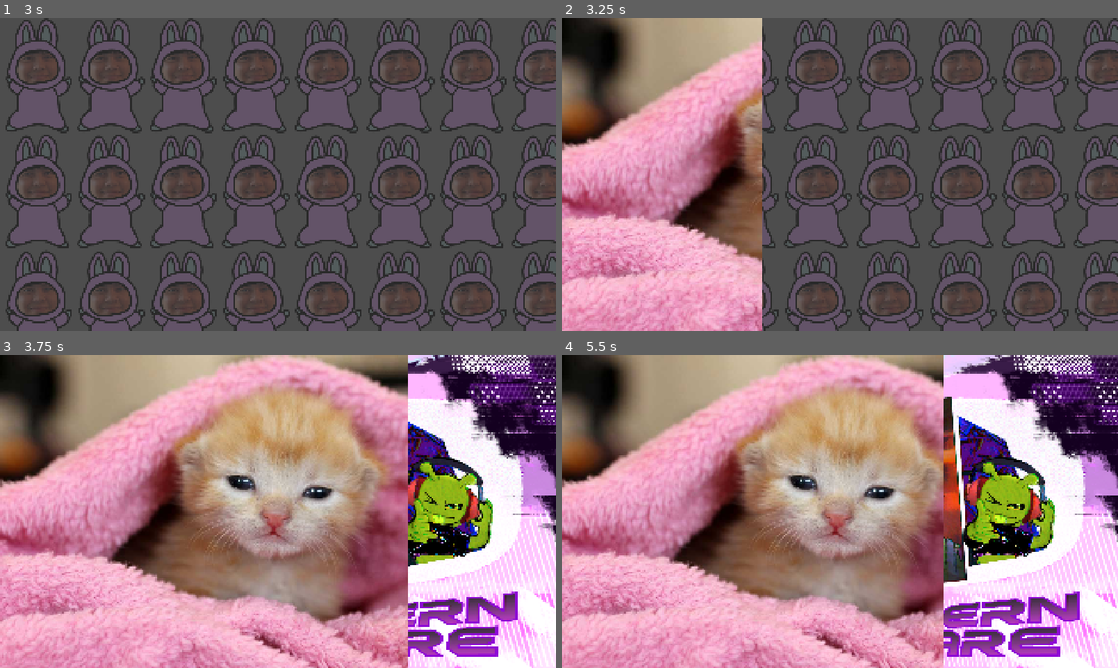
Above: before the commit, frames 1-4 (two rows, left to right).
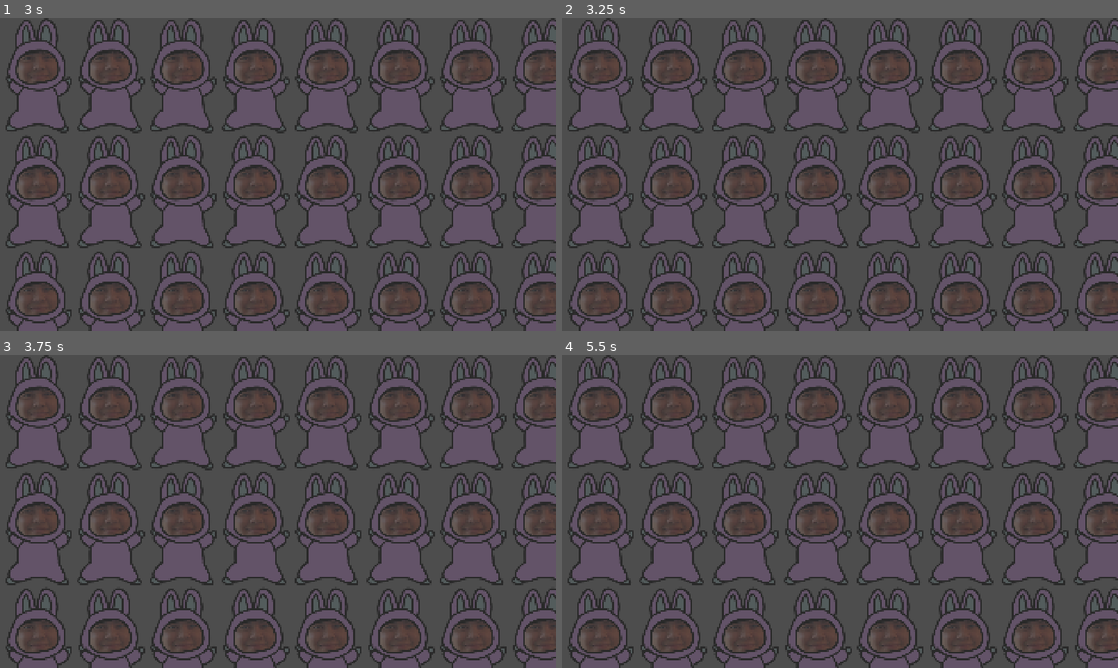
Above: after the commit, the same moments.

Repository: UVASGD/spring-2026-meowdernwarfare
Game: Godot game, scene res://scenes/ui/main_menu.tscn
Two runs of this game, one before a commit and one after it. Both use one fixed random seed, a clock stepped at 60 frames per second and the inputs below.
Inputs (mouse positions are in pixels of both pictures, inside the frame that each line leads up to):
- Up to frame 1 (3 s): tap Enter (ui_accept) at 0.5, 0.77, 1.52, 2.75 s; move the mouse to (289, 136) at 0.52 s; hold D 0.53-1.28 s; tap K at 0.6 s; click (289, 136) at 0.67 s; move the mouse to (166, 190) at 1.27 s; hold S 1.28-2 s; tap Shift at 1.35 s; click "CREATE ROOM" at 2 s; move the mouse to (333, 105) at 2.77 s; hold D from 2.78 s (still down); tap Space at 2.85 s
- Up to frame 2 (3.25 s): keep holding D
- Up to frame 3 (3.75 s): move the mouse to (250, 574) at 3.52 s; release D at 3.53 s; hold W from 3.53 s (still down); tap Q at 3.6 s; click (250, 574) at 3.67 s
- Up to frame 4 (5.5 s): tap Enter (ui_accept) at 3.77, 4.52, 5.27 s; move the mouse to (767, 477) at 4.27 s; release W at 4.28 s; hold A from 4.28 s (still down); tap R at 4.35 s; click (767, 477) at 4.42 s; move the mouse to (928, 461) at 5.02 s; tap E at 5.1 s; click (928, 461) at 5.17 s

Frame 1 is identical in both runs. In frame 2, 35% of the frame differs, in the area x 0-36%, y 0-100%; in frame 3, 99%, in the area x 0-100%, y 0-100%; in frame 4, 99%.

Commit message:
garebare is born

Diff:
--- a/assets/resources/heroes/alien.tres
+++ b/assets/resources/heroes/alien.tres
@@ -10,5 +10,7 @@
 shoot_desc = "Basic ranged attack."
 ability1_name = "Ability 1"
 ability1_desc = "Special ability. (Coming soon)"
+ability2_name = ""
+ability2_desc = ""
 ult_name = "Ultimate"
 ult_desc = "Powerful ultimate ability. (Coming soon)"
--- a/assets/resources/heroes/dealer.tres
+++ b/assets/resources/heroes/dealer.tres
@@ -12,5 +12,7 @@
 shoot_desc = "Fire a bullet in the aim direction. Cooldown: 0.3s, Magazine: 15"
 ability1_name = "Invisibility"
 ability1_desc = "Turn invisible for 3 seconds. Cooldown: 5s"
+ability2_name = ""
+ability2_desc = ""
 ult_name = "Drug Trip"
 ult_desc = "drug effect on all enemies for 10s, inverting their movement and aim."
--- /dev/null
+++ b/assets/resources/heroes/garebare.tres
@@ -0,0 +1,16 @@
+[gd_resource type="Resource" script_class="HeroInfo" load_steps=2 format=3 uid="uid://32b430kso7ul"]
+
+[ext_resource type="Script" uid="uid://b5xiulcpyybs" path="res://scripts/resources/hero_info.gd" id="1_script"]
+
+[resource]
+script = ExtResource("1_script")
+id = "Garebare"
+desc = "def"
+shoot_name = "Soundwave"
+shoot_desc = "0.4s cooldown."
+ability1_name = "Sonic Burst"
+ability1_desc = "Launch a sonic charge that stuns the first enemy hit for 2s. Stunned players cannot move, shoot, dash, or use skills. 10s cooldown."
+ability2_name = "Frequency Interference Emitter"
+ability2_desc = "Place up to 2 F.I.Es that suppress enemy Skills and Ults in their area. Enemies can destroy them, triggering a 10s respawn cooldown per slot."
+ult_name = "Amplitude"
+ult_desc = "Make a sonic burst dealing heavy damage around Garebare. All active FIEs also detonate, dealing damage in their areas and refreshing placement cooldowns."
--- /dev/null
+++ b/scenes/heroes/garebare.tscn
@@ -0,0 +1,30 @@
+[gd_scene load_steps=5 format=3 uid="uid://cuepcvxuh6hce"]
+
+[ext_resource type="Script" uid="uid://11gltq4dspur" path="res://scripts/heroes/garebare.gd" id="1_script"]
+[ext_resource type="Texture2D" uid="uid://dq04ttuxfkx3x" path="res://assets/sprites/icon.svg" id="2_wbdsb"]
+
+[sub_resource type="AtlasTexture" id="AtlasTexture_o6ybu"]
+atlas = ExtResource("2_wbdsb")
+region = Rect2(0, 0, 128, 128)
+
+[sub_resource type="SpriteFrames" id="SpriteFrames_kkeq4"]
+animations = [{
+"frames": [{
+"duration": 1.0,
+"texture": SubResource("AtlasTexture_o6ybu")
+}],
+"loop": true,
+"name": &"default",
+"speed": 5.0
+}]
+
+[node name="Garebare" type="Node2D"]
+script = ExtResource("1_script")
+max_health = 110.0
+shoot_cooldown = 0.4
+ability1_cooldown = 10.0
+ability2_cooldown = 1.0
+mag_size = 8
+
+[node name="Sprite2D" type="AnimatedSprite2D" parent="."]
+sprite_frames = SubResource("SpriteFrames_kkeq4")
--- /dev/null
+++ b/scenes/heroes/garebare/fie.gd
@@ -0,0 +1,72 @@
+extends StaticBody2D
+
+@export var hp: float = 30.0
+@export var suppress_radius: float = 150.0
+
+var owner_player: Player = null
+
+@onready var suppress_zone: Area2D = $SuppressionZone
+
+signal destroyed
+
+const COLOR_FRIENDLY := Color(0.3, 0.8, 1.0)
+const COLOR_ENEMY := Color(1.0, 0.25, 0.2)
+
+func _ready() -> void:
+	var zone_shape = suppress_zone.get_node("Shape") as CollisionShape2D
+	if zone_shape and zone_shape.shape is CircleShape2D:
+		zone_shape.shape.radius = suppress_radius
+
+	suppress_zone.body_entered.connect(_on_zone_entered)
+	suppress_zone.body_exited.connect(_on_zone_exited)
+
+	var c = COLOR_FRIENDLY if _is_local_owner() else COLOR_ENEMY
+	$Sprite.modulate = Color(c.r, c.g, c.b, 0.8)
+	add_child(_create_ring(c))
+
+func _is_local_owner() -> bool:
+	if owner_player == null:
+		return false
+	if GameManager.instance:
+		return GameManager.instance.get_local_player() == owner_player
+	return owner_player.player_id == 0
+
+func take_damage(amount: float, _attacker: Player = null) -> void:
+	hp -= amount
+	if hp <= 0:
+		_destroy()
+
+func _destroy() -> void:
+	for body in suppress_zone.get_overlapping_bodies():
+		if body is Player and body != owner_player:
+			body.fie_suppress_count = max(0, body.fie_suppress_count - 1)
+	destroyed.emit()
+	queue_free()
+
+func detonate(damage: float) -> void:
+	for body in suppress_zone.get_overlapping_bodies():
+		if body is Player and body != owner_player:
+			body.take_damage(damage, owner_player)
+	_destroy()
+
+func _on_zone_entered(body: Node) -> void:
+	if body is Player and body != owner_player:
+		body.fie_suppress_count += 1
+
+func _on_zone_exited(body: Node) -> void:
+	if body is Player and body != owner_player:
+		body.fie_suppress_count = max(0, body.fie_suppress_count - 1)
+
+func _create_ring(c: Color) -> Node2D:
+	var ring = Node2D.new()
+	var pts = 48
+	for i in range(pts):
+		var seg = Line2D.new()
+		var a1 = TAU * i / pts
+		var a2 = TAU * (i + 1) / pts
+		seg.add_point(Vector2(cos(a1), sin(a1)) * suppress_radius)
+		seg.add_point(Vector2(cos(a2), sin(a2)) * suppress_radius)
+		seg.width = 1.5
+		seg.default_color = Color(c.r, c.g, c.b, 0.35)
+		ring.add_child(seg)
+	return ring
--- /dev/null
+++ b/scenes/heroes/garebare/fie.tscn
@@ -0,0 +1,29 @@
+[gd_scene load_steps=5 format=3]
+
+[ext_resource type="Script" path="res://scenes/heroes/garebare/fie.gd" id="1_script"]
+[ext_resource type="Texture2D" path="res://assets/sprites/icon.svg" id="2_icon"]
+
+[sub_resource type="CircleShape2D" id="CircleShape2D_hit"]
+radius = 12.0
+
+[sub_resource type="CircleShape2D" id="CircleShape2D_zone"]
+radius = 150.0
+
+[node name="FIE" type="StaticBody2D"]
+collision_layer = 1
+collision_mask = 0
+script = ExtResource("1_script")
+
+[node name="HitShape" type="CollisionShape2D" parent="."]
+shape = SubResource("CircleShape2D_hit")
+
+[node name="Sprite" type="Sprite2D" parent="."]
+scale = Vector2(0.25, 0.25)
+texture = ExtResource("2_icon")
+
+[node name="SuppressionZone" type="Area2D" parent="."]
+collision_layer = 0
+collision_mask = 1
+
+[node name="Shape" type="CollisionShape2D" parent="SuppressionZone"]
+shape = SubResource("CircleShape2D_zone")
--- /dev/null
+++ b/scenes/heroes/garebare/sonic_burst.gd
@@ -0,0 +1,39 @@
+extends Area2D
+
+@export var damage: float = 20.0
+@export var speed: float = 250.0
+@export var lifetime: float = 4.0
+@export var stun_duration: float = 2.0
+
+var direction: Vector2 = Vector2.RIGHT
+var owner_player: Player = null
+
+func _ready() -> void:
+	get_tree().create_timer(lifetime).timeout.connect(queue_free)
+	body_entered.connect(_on_body_entered)
+
+func _physics_process(delta: float) -> void:
+	var move_amount = direction * speed * delta
+	var space = get_world_2d().direct_space_state
+	var query = PhysicsRayQueryParameters2D.create(
+		global_position,
+		global_position + move_amount * 2,
+		2
+	)
+	query.exclude = [self]
+	var result = space.intersect_ray(query)
+	if result:
+		queue_free()
+		return
+	position += move_amount
+
+func _on_body_entered(body: Node) -> void:
+	if body == owner_player:
+		return
+	if body is Player:
+		body.take_damage(damage, owner_player)
+		body.apply_stun(stun_duration)
+		queue_free()
+	elif body.has_method("take_damage"):
+		body.take_damage(damage)
+		queue_free()
--- /dev/null
+++ b/scenes/heroes/garebare/sonic_burst.tscn
@@ -0,0 +1,20 @@
+[gd_scene load_steps=4 format=3]
+
+[ext_resource type="Script" path="res://scenes/heroes/garebare/sonic_burst.gd" id="1_script"]
+[ext_resource type="Texture2D" path="res://assets/sprites/icon.svg" id="2_icon"]
+
+[sub_resource type="CircleShape2D" id="CircleShape2D_sb"]
+radius = 25.0
+
+[node name="SonicBurst" type="Area2D"]
+collision_layer = 4
+collision_mask = 3
+script = ExtResource("1_script")
+
+[node name="Sprite2D" type="Sprite2D" parent="."]
+scale = Vector2(0.5, 0.5)
+texture = ExtResource("2_icon")
+
+[node name="CollisionShape2D" type="CollisionShape2D" parent="."]
+visible = false
+shape = SubResource("CircleShape2D_sb")
--- /dev/null
+++ b/scenes/heroes/garebare/soundwave.gd
@@ -0,0 +1,47 @@
+extends Area2D
+
+@export var base_damage: float = 12.0
+@export var speed: float = 500.0
+@export var lifetime: float = 1.5
+@export var grow_rate: float = 1.8
+
+var direction: Vector2 = Vector2.RIGHT
+var owner_player: Player = null
+var age: float = 0.0
+
+func _ready() -> void:
+	get_tree().create_timer(lifetime).timeout.connect(queue_free)
+	body_entered.connect(_on_body_entered)
+
+func _physics_process(delta: float) -> void:
+	age += delta
+	var s = 1.0 + age * grow_rate
+	scale = Vector2(s, s)
+
+	var move_amount = direction * speed * delta
+	var space = get_world_2d().direct_space_state
+	var query = PhysicsRayQueryParameters2D.create(
+		global_position,
+		global_position + move_amount * 2,
+		2
+	)
+	query.exclude = [self]
+	var result = space.intersect_ray(query)
+	if result:
+		queue_free()
+		return
+	position += move_amount
+
+func _get_current_damage() -> float:
+	var t = clamp(age / lifetime, 0.0, 1.0)
+	return base_damage * (1.0 - t * 0.7)
+
+func _on_body_entered(body: Node) -> void:
+	if body == owner_player:
+		return
+	if body is Player:
+		body.take_damage(_get_current_damage(), owner_player)
+		queue_free()
+	elif body.has_method("take_damage"):
+		body.take_damage(_get_current_damage())
+		queue_free()
--- /dev/null
+++ b/scenes/heroes/garebare/soundwave.tscn
@@ -0,0 +1,20 @@
+[gd_scene load_steps=4 format=3]
+
+[ext_resource type="Script" path="res://scenes/heroes/garebare/soundwave.gd" id="1_script"]
+[ext_resource type="Texture2D" uid="uid://dobr1csr7xdpo" path="res://assets/sprites/dealer/bullet.png" id="2_sprite"]
+
+[sub_resource type="CircleShape2D" id="CircleShape2D_sw"]
+radius = 6.0
+
+[node name="Soundwave" type="Area2D"]
+collision_layer = 4
+collision_mask = 3
+script = ExtResource("1_script")
+
+[node name="Sprite2D" type="Sprite2D" parent="."]
+scale = Vector2(0.07, 0.07)
+texture = ExtResource("2_sprite")
+
+[node name="CollisionShape2D" type="CollisionShape2D" parent="."]
+visible = false
+shape = SubResource("CircleShape2D_sw")
--- a/scripts/globals/game_manager.gd
+++ b/scripts/globals/game_manager.gd
@@ -399,6 +399,12 @@
 	elif msg_type == "spawner_stage":
 		_handle_spawner_stage(data)
 
+	elif msg_type == "fie_placed":
+		_handle_fie_placed(from_id, data)
+
+	elif msg_type == "fie_destroyed":
+		_handle_fie_destroyed(from_id, data)
+
 func _broadcast_state() -> void:
 	if not Network.is_online():
 		return
@@ -427,6 +433,7 @@
 				state["invis"] = p.hero.is_invisible()
 
 		state["cc"] = p.crop_count
+		state["stun"] = p.is_stunned
 		state["spec"] = p.in_spectate_mode
 		state["dead"] = p.is_dead()
 		state["await_resp"] = p.is_awaiting_respawn
@@ -511,12 +518,17 @@
 			# Apply velocity for prediction
 			player.velocity = Vector2(state.get("vx", 0), state.get("vy", 0))
 
-			# Sync dash/drug state
+			# Sync dash/drug/stun state
 			player.is_dashing = state.get("dash", false)
 			if state.get("drug", false) and not player.is_drugged:
 				player.is_drugged = true
 			elif not state.get("drug", false) and player.is_drugged:
 				player._end_drug_effect()
+			if state.get("stun", false) and not player.is_stunned:
+				player.apply_stun(1.0)
+			elif not state.get("stun", false) and player.is_stunned:
+				player.is_stunned = false
+				player.stun_timer = 0.0
 
 		if player.hero:
 			if not is_local_player:
@@ -927,6 +939,58 @@
 	if spawner and is_instance_valid(spawner):
 		spawner.stage = int(data.get("cs", 1))
 
+# --- FIE SYNC ---
+
+func send_fie_placed(pid: int, slot: int, pos: Vector2) -> void:
+	if mode == Mode.LOCAL:
+		return
+	var msg = {"type": "fie_placed", "pid": pid, "slot": slot, "x": pos.x, "y": pos.y}
+	if mode == Mode.ONLINE_HOST:
+		Network.broadcast(msg)
+	else:
+		Network.send_to_host(msg)
+
+func send_fie_destroyed(pid: int, slot: int) -> void:
+	if mode == Mode.LOCAL:
+		return
+	var msg = {"type": "fie_destroyed", "pid": pid, "slot": slot}
+	if mode == Mode.ONLINE_HOST:
+		Network.broadcast(msg)
+	else:
+		Network.send_to_host(msg)
+
+func _handle_fie_placed(from_id: int, data: Dictionary) -> void:
+	if mode == Mode.ONLINE_HOST:
+		Network.broadcast(data)
+	var pid = int(data.get("pid", from_id))
+	if pid == local_player_id:
+		return
+	var slot = int(data.get("slot", 0))
+	var pos = Vector2(data.get("x", 0), data.get("y", 0))
+	var p = get_player(pid)
+	if p == null or not is_instance_valid(p) or p.hero == null:
+		return
+	if p.hero is HeroGarebare:
+		p.hero._place_fie_remote(slot, pos)
+
+func _handle_fie_destroyed(from_id: int, data: Dictionary) -> void:
+	if mode == Mode.ONLINE_HOST:
+		Network.broadcast(data)
+	var pid = int(data.get("pid", from_id))
+	if pid == local_player_id:
+		return
+	var p = get_player(pid)
+	if p == null or not is_instance_valid(p) or p.hero == null:
+		return
+	if p.hero is HeroGarebare:
+		var slot = int(data.get("slot", 0))
+		if slot >= 0 and slot < p.hero.fies.size():
+			var fie = p.hero.fies[slot]
+			if fie and is_instance_valid(fie):
+				p.hero._fie_remote_op = true
+				fie._destroy()
+				p.hero._fie_remote_op = false
+
 # --- DESYNC TELEMETRY ---
 
 func _send_pos_report() -> void:
--- a/scripts/globals/test_config.gd
+++ b/scripts/globals/test_config.gd
@@ -1,6 +1,6 @@
 extends Node
 
 const DEFAULT_MAP := "Moon"
-const DEFAULT_HERO := "Dealer"
+const DEFAULT_HERO := "Garebare"
 const DEFAULT_USERNAME := "Dev"
 const SERVER_URL := "wss://server-still-cherry-1856.fly.dev"
--- /dev/null
+++ b/scripts/heroes/garebare.gd
@@ -0,0 +1,141 @@
+class_name HeroGarebare
+extends Hero
+
+const SoundwaveScene = preload("res://scenes/heroes/garebare/soundwave.tscn")
+const SonicBurstScene = preload("res://scenes/heroes/garebare/sonic_burst.tscn")
+const FIEScene = preload("res://scenes/heroes/garebare/fie.tscn")
+
+@export var pellet_count: int = 5
+@export var spread_angle: float = 30.0
+@export var stun_duration: float = 2.0
+@export var fie_suppress_radius: float = 150.0
+@export var fie_respawn_cd: float = 10.0
+@export var ult_damage: float = 60.0
+@export var ult_radius: float = 200.0
+@export var fie_detonate_damage: float = 40.0
+
+# FIE tracking: up to 2 slots
+var fies: Array = [null, null]
+var fie_cds: Array[float] = [0.0, 0.0]
+var _fie_remote_op: bool = false
+
+func _process(delta: float) -> void:
+	super._process(delta)
+	for i in range(fie_cds.size()):
+		if fie_cds[i] > 0:
+			fie_cds[i] = max(0.0, fie_cds[i] - delta)
+
+func get_hero_name() -> String:
+	return "Garebare"
+
+# --- SHOOT: shotgun soundwave spread ---
+
+@warning_ignore("unused_parameter")
+func _do_shoot(aim_dir: Vector2, aim_pos: Vector2) -> void:
+	var base_angle = aim_dir.angle()
+	var half_spread = deg_to_rad(spread_angle / 2.0)
+	for i in range(pellet_count):
+		var t = float(i) / max(pellet_count - 1, 1)
+		var angle = base_angle - half_spread + t * half_spread * 2.0
+		var dir = Vector2(cos(angle), sin(angle))
+		var bullet = SoundwaveScene.instantiate()
+		bullet.direction = dir
+		bullet.owner_player = player
+		bullet.global_position = player.global_position + dir * 30
+		bullet.rotation = angle
+		get_tree().current_scene.add_child(bullet)
+
+# --- ABILITY 1: sonic burst (stun projectile) ---
+
+@warning_ignore("unused_parameter")
+func _do_ability1(aim_dir: Vector2, aim_pos: Vector2) -> void:
+	var burst = SonicBurstScene.instantiate()
+	burst.direction = aim_dir
+	burst.owner_player = player
+	burst.stun_duration = stun_duration
+	burst.global_position = player.global_position + aim_dir * 40
+	burst.rotation = aim_dir.angle()
+	get_tree().current_scene.add_child(burst)
+
+# --- ABILITY 2: place FIE ---
+
+func can_ability2() -> bool:
+	if ability2_cd > 0 or _is_fie_suppressed():
+		return false
+	return _get_free_fie_slot() >= 0
+
+@warning_ignore("unused_parameter")
+func _do_ability2(aim_dir: Vector2, aim_pos: Vector2) -> void:
+	var slot = _get_free_fie_slot()
+	if slot < 0:
+		return
+
+	var place_pos = player.global_position + aim_dir * 60
+	# Wall check: abort if placement would be inside a wall
+	var space = player.get_world_2d().direct_space_state
+	var query = PhysicsRayQueryParameters2D.create(player.global_position, place_pos, 2)
+	var result = space.intersect_ray(query)
+	if result:
+		# Would collide with wall — refund cooldown
+		ability2_cd = 0.0
+		return
+
+	var fie = _create_fie()
+	fie.owner_player = player
+	fie.suppress_radius = fie_suppress_radius
+	fie.global_position = place_pos
+	get_tree().current_scene.add_child(fie)
+	fies[slot] = fie
+	fie.destroyed.connect(_on_fie_destroyed.bind(slot))
+
+	# Broadcast FIE placement for network sync
+	if GameManager.instance:
+		GameManager.instance.send_fie_placed(player.player_id, slot, place_pos)
+
+func _place_fie_remote(slot: int, pos: Vector2) -> void:
+	if slot < 0 or slot >= fies.size():
+		return
+	_fie_remote_op = true
+	var fie = _create_fie()
+	fie.owner_player = player
+	fie.suppress_radius = fie_suppress_radius
+	fie.global_position = pos
+	get_tree().current_scene.add_child(fie)
+	fies[slot] = fie
+	fie.destroyed.connect(_on_fie_destroyed.bind(slot))
+	_fie_remote_op = false
+
+func _get_free_fie_slot() -> int:
+	for i in range(fies.size()):
+		if (fies[i] == null or not is_instance_valid(fies[i])) and fie_cds[i] <= 0:
+			return i
+	return -1
+
+func _on_fie_destroyed(slot: int) -> void:
+	fies[slot] = null
+	fie_cds[slot] = fie_respawn_cd
+	if not _fie_remote_op and GameManager.instance:
+		GameManager.instance.send_fie_destroyed(player.player_id, slot)
+
+func _create_fie() -> StaticBody2D:
+	return FIEScene.instantiate()
+
+# --- ULT: amplitude AOE + detonate FIEs ---
+
+@warning_ignore("unused_parameter")
+func _do_ult(aim_dir: Vector2, aim_pos: Vector2) -> void:
+	# AOE damage around caster
+	var all_players = get_tree().get_nodes_in_group("players")
+	if all_players.is_empty() and GameManager.instance:
+		all_players = GameManager.instance.players
+	for p in all_players:
+		if p is Player and p != player:
+			if p.global_position.distance_to(player.global_position) <= ult_radius:
+				p.take_damage(ult_damage, player)
+
+	# Detonate all existing FIEs (damage in their areas, then destroy)
+	for i in range(fies.size()):
+		if fies[i] != null and is_instance_valid(fies[i]):
+			fies[i].detonate(fie_detonate_damage)
+			fies[i] = null
+			fie_cds[i] = 0.0  # Refresh cooldowns after ult
--- a/scripts/heroes/hero.gd
+++ b/scripts/heroes/hero.gd
@@ -154,14 +154,17 @@
 func can_shoot() -> bool:
 	return shoot_cd <= 0 and reload_cd <= 0 and ammo > 0 and not is_dead
 
+func _is_fie_suppressed() -> bool:
+	return player and player.fie_suppress_count > 0
+
 func can_ability1() -> bool:
-	return ability1_cd <= 0
+	return ability1_cd <= 0 and not _is_fie_suppressed()
 
 func can_ability2() -> bool:
-	return ability2_cd <= 0 and ability2_cooldown > 0
+	return ability2_cd <= 0 and ability2_cooldown > 0 and not _is_fie_suppressed()
 
 func can_ult() -> bool:
-	return ult_points >= max_ult_points
+	return ult_points >= max_ult_points and not _is_fie_suppressed()
 
 func shoot(aim_dir: Vector2, aim_pos: Vector2) -> void:
 	if not can_shoot():
--- a/scripts/player.gd
+++ b/scripts/player.gd
@@ -59,6 +59,13 @@
 var blind_effect_layer: CanvasLayer = null
 var blind_effect_rect: ColorRect = null
 
+# Stun state
+var is_stunned: bool = false
+var stun_timer: float = 0.0
+
+# FIE suppression (incremented/decremented by FIE zones)
+var fie_suppress_count: int = 0
+
 # Crop state
 var crop_count: int = 0
 var held_crop: Crop = null
@@ -97,6 +104,7 @@
 	"Fergus": preload("res://scenes/heroes/fergus.tscn"),
 	"LoanShark": preload("res://scenes/heroes/loanshark.tscn"),
 	"Gooblin": preload("res://scenes/heroes/gooblin.tscn"),
+	"Garebare": preload("res://scenes/heroes/garebare.tscn"),
 }
 
 func _ready() -> void:
@@ -261,7 +269,17 @@
 		if blind_timer <= 0:
 			_end_blind_effect()
 
+	# Stun timer
+	if stun_timer > 0:
+		stun_timer -= delta
+		if stun_timer <= 0:
+			is_stunned = false
+
 func _handle_movement(delta: float) -> void:
+	if is_stunned:
+		velocity = velocity.move_toward(Vector2.ZERO, friction * delta)
+		return
+
 	if is_dashing:
 		velocity = dash_dir * dash_speed
 		return
@@ -290,6 +308,11 @@
 
 
 func _handle_actions() -> void:
+	if is_stunned:
+		if hero and input.ult_just:
+			hero.ult(aim_dir, get_aim_position())
+		return
+
 	# Dash
 	if input.dash_just and dash_cd_timer <= 0 and not is_dashing and not is_dead():
 		_start_dash()
@@ -749,6 +772,12 @@
 		blind_effect_layer = null
 		blind_effect_rect = null
 
+# --- STUN ---
+
+func apply_stun(duration: float) -> void:
+	is_stunned = true
+	stun_timer = max(stun_timer, duration)
+
 
 # ---------- Death / Respawn ----------
 
--- a/scripts/ui/lobby.gd
+++ b/scripts/ui/lobby.gd
@@ -1,7 +1,7 @@
 extends Control
 
 const SERVER_URL = "wss://server-still-cherry-1856.fly.dev"
-const HEROES = ["Dealer", "Burple", "Alien", "Xyler", "Fergus", "LoanShark", "Gooblin"]
+const HEROES = ["Dealer", "Burple", "Alien", "Xyler", "Fergus", "LoanShark", "Gooblin", "Garebare"]
 const MAPS = ["testArena", "Moon"]
 const CROPS = ["SpeedSprout", "IronRoot", "BlastBerry"]
 const MAX_STARTERS := 3
--- a/scripts/ui/train_menu.gd
+++ b/scripts/ui/train_menu.gd
@@ -7,6 +7,7 @@
 	preload("res://assets/resources/heroes/xylerfergus.tres"),
 	preload("res://assets/resources/heroes/loanshark.tres"),
 	preload("res://assets/resources/heroes/gooblin.tres"),
+	preload("res://assets/resources/heroes/garebare.tres"),
 ]
 
 @export var heroes: Array[HeroInfo] = []
Not shown, added: scenes/heroes/garebare/fie.gd.uid
Not shown, added: scenes/heroes/garebare/sonic_burst.gd.uid
Not shown, added: scenes/heroes/garebare/soundwave.gd.uid
Not shown, added: scripts/heroes/garebare.gd.uid
